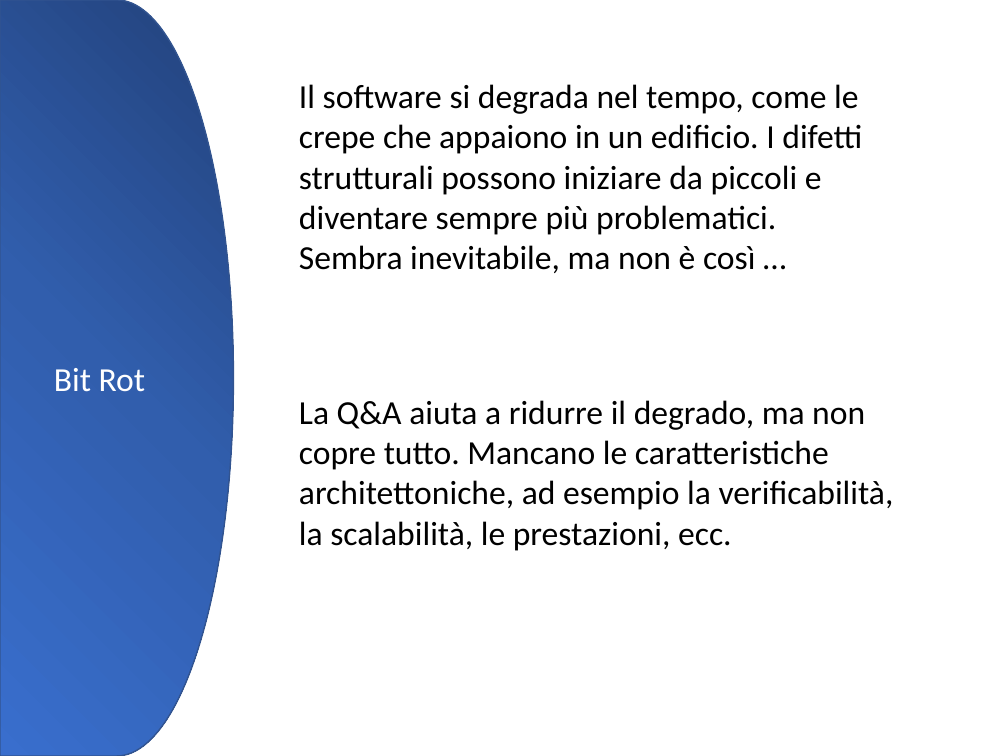
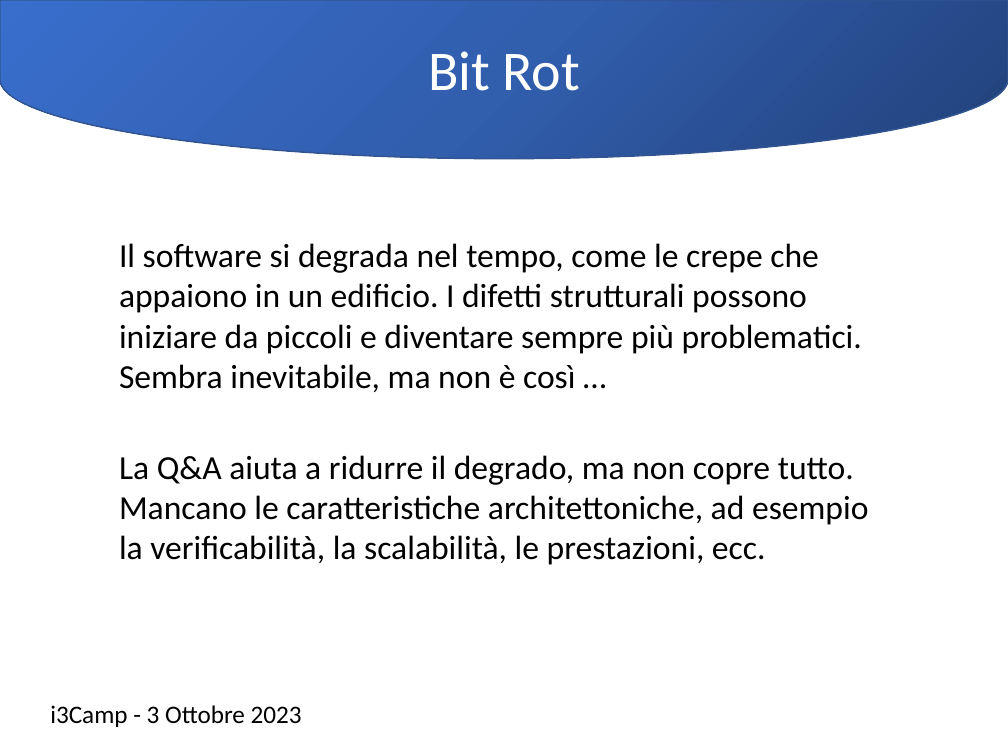
Before and after one commit to Ace68/slide, a slide deck: slide 7 of 2023/20231004-i3Camp/20231003-i3Camp.pptx. Drawn at 1008x756 pixels with LibreOffice and Linux fonts; fonts in the diff are those of the drawing; background and template pictures are left out. Boxes give left, top, right and bottom in pixels: in the first picture for what was removed or moved away, otherwise in the second. Text is boxed around its words. In the diff, an @@ line names an element or a change of style, - is before the commit and + after.

Commit message:
i3Camp 2023-10

```diff
--- a/2023/20231004-i3Camp/20231003-i3Camp.pptx
+++ b/2023/20231004-i3Camp/20231003-i3Camp.pptx
@@ flow chart delay "Bit Rot" at (x1=0, y1=1, x2=1007, y2=159): size 24 to 40 pt; rotation 0 to 90 degrees @@
@@ text "Il software si degrada nel ..." rewrapped from (x1=299, y1=84, x2=862, y2=273) to (x1=119, y1=243, x2=862, y2=392) @@
@@ text "La Q&A aiuta a ridurre ..." rewrapped from (x1=299, y1=400, x2=894, y2=551) to (x1=119, y1=455, x2=868, y2=565) @@
@@ text added at (x1=50, y1=705, x2=302, y2=727), 18 pt, text #000000 @@
+i3Camp - 3 Ottobre 2023
```
Also in this commit, not shown: 6 other slides changed, 5 slides added, 4 slides removed.
